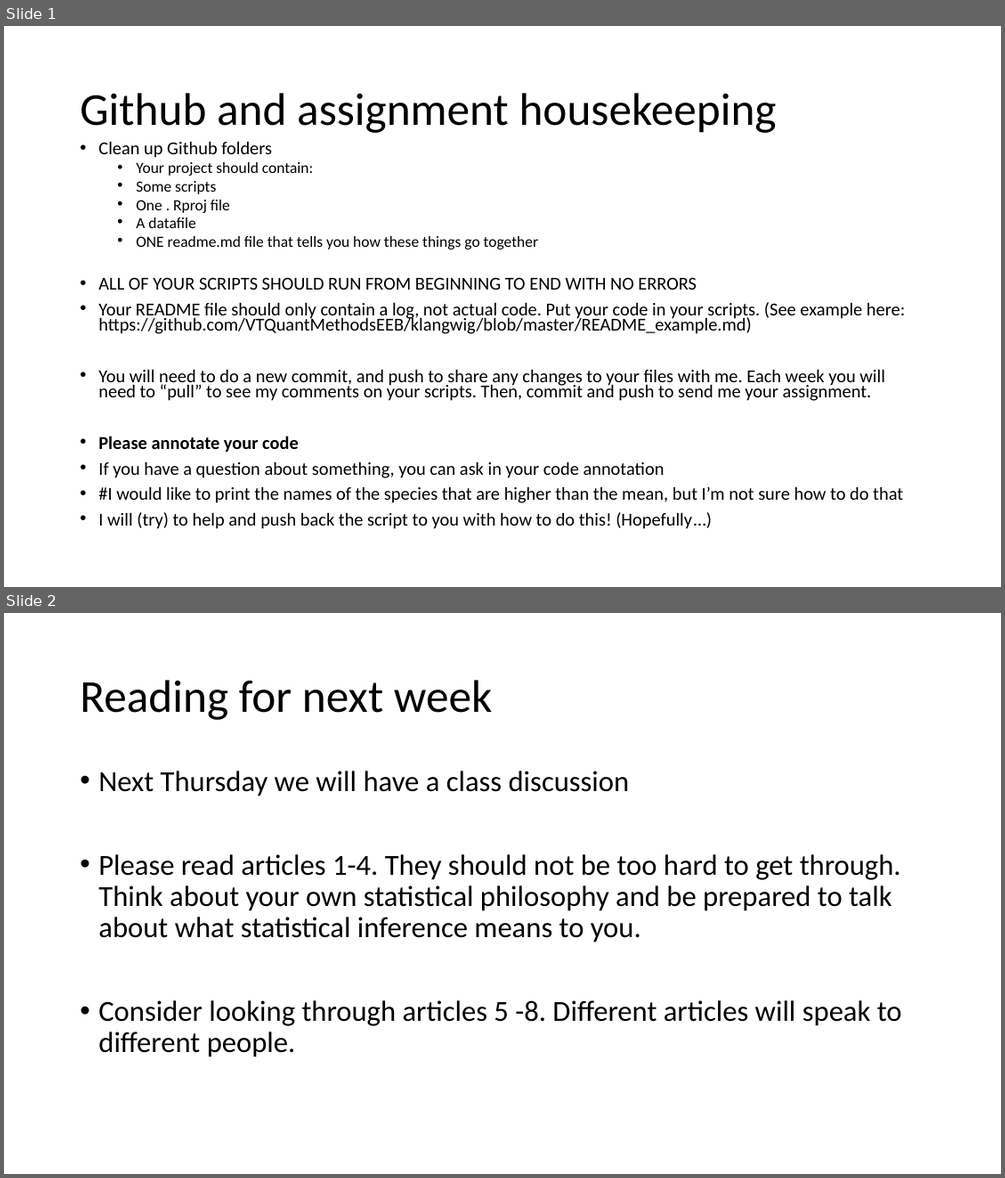
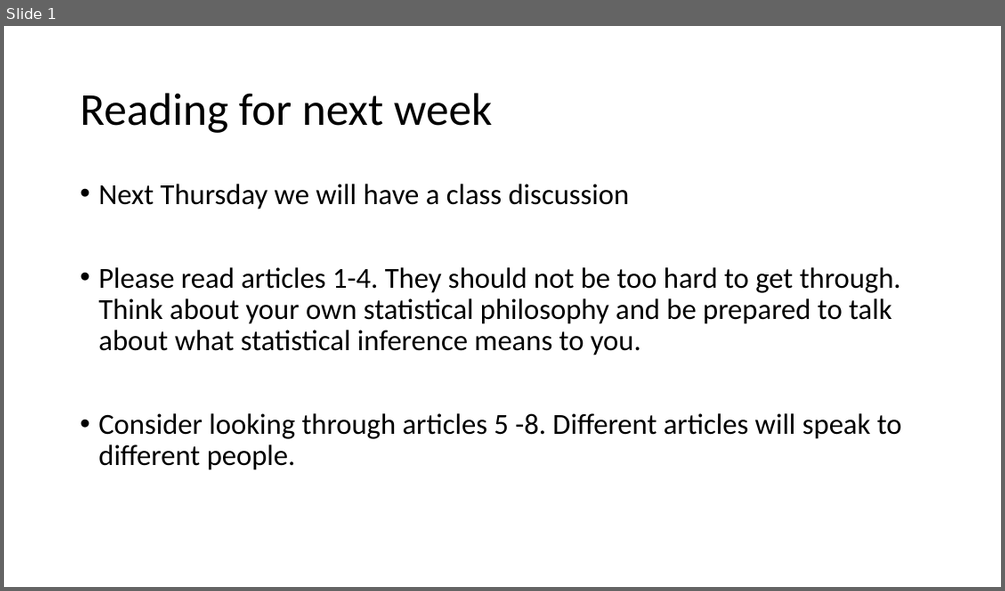
Before and after one commit to VTQuantMethodsEEB/klangwig, a slide deck: lectures/ex3_data_visualization.pptx. Shown one above the other, each under a label of ours: slides 1 and 2 before the commit, slide 1 after it. The pictures are 1005x1178 and 1005x591 pixels, drawn with LibreOffice and Linux fonts; fonts in the diff are those of the drawing. Boxes give left, top, right and bottom in pixels: in the first picture for what was removed or moved away, otherwise in the second. Text is boxed around its words. In the diff, an @@ line names an element or a change of style, - is before the commit and + after.

Commit message:
updating files for week 3

```diff
--- a/lectures/ex3_data_visualization.pptx
+++ b/lectures/ex3_data_visualization.pptx
@@ slide 1 removed at (4,26,1001,587), background #FFFFFF @@
@@ title removed at (80,93,777,133) @@
-Github and assignment housekeeping
@@ text removed at (98,141,905,529) @@
-• Clean up Github folders
-  • Your project should contain:
-  • Some scripts
-  • One . Rproj file
-  • A datafile
-  • ONE readme.md file that tells you how these things go together
-• ALL OF YOUR SCRIPTS SHOULD RUN FROM BEGINNING TO END WITH NO ERRORS
-• Your README file should only contain a log, not actual code. Put your code in your scripts. (See example here: https://github.com/VTQuantMethodsEEB/klangwig/blob/master/README_example.md)
-• You will need to do a new commit, and push to share any changes to your files with me. Each week you will need to “pull” to see my comments on your scripts. Then, commit and push to send me your assignment.
-• Please annotate your code
-• If you have a question about something, you can ask in your code annotation
-• #I would like to print the names of the species that are higher than the mean, but I’m not sure how to do that
-• I will (try) to help and push back the script to you with how to do this! (Hopefully…)
@@ what was slide 2 is now slide 1 @@
```
Also in this commit, not shown: 1 slide changed, 12 other files.
